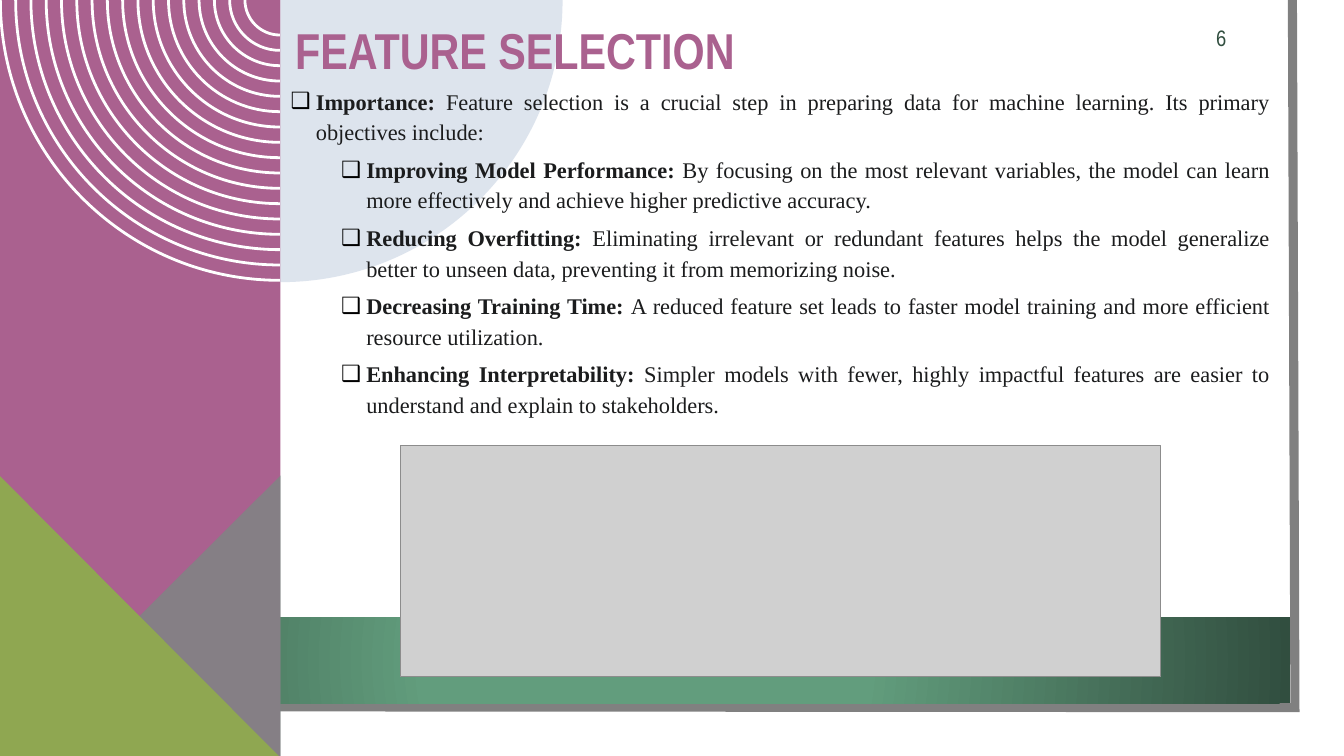
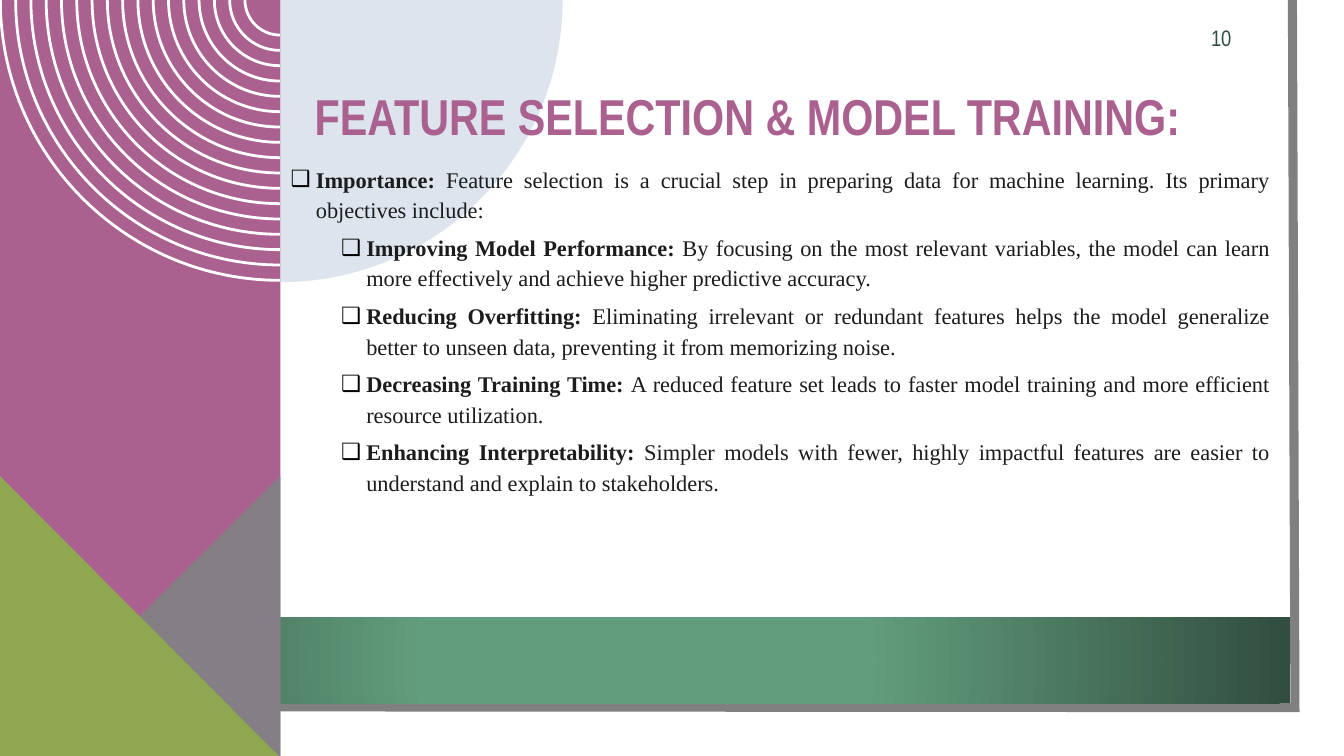
Before and after one commit to Paromita23/InLighn_Tech_Internship, a slide deck: slide 10 of Customer Churn Prediction/Solution/Customer Churn Prediction Analysis.pptx (slide 6 before the commit). Drawn at 1344x756 pixels with LibreOffice and Linux fonts; fonts in the diff are those of the drawing; grey boxes stand for pictures; background and template pictures are left out. Boxes give left, top, right and bottom in pixels: in the first picture for what was removed or moved away, otherwise in the second. Text is boxed around its words. In the diff, an @@ line names an element or a change of style, - is before the commit and + after.

```diff
--- a/Customer Churn Prediction/Solution/Customer Churn Prediction Analysis.pptx
+++ b/Customer Churn Prediction/Solution/Customer Churn Prediction Analysis.pptx
@@ page number at (x1=1211, y1=30, x2=1231, y2=46): text changed @@
-6
+10
@@ title at (x1=315, y1=99, x2=1180, y2=136): text changed @@
-FEATURE SELECTION
+FEATURE SELECTION & MODEL TRAINING:
@@ text "Importance: Feature selection is a ..." moved from (x1=316, y1=94, x2=1270, y2=418) to (x1=316, y1=172, x2=1270, y2=496) @@
@@ picture removed at (x1=400, y1=446, x2=1162, y2=678) @@
```
Also in this commit, not shown: 7 other slides changed, 2 slides added.
